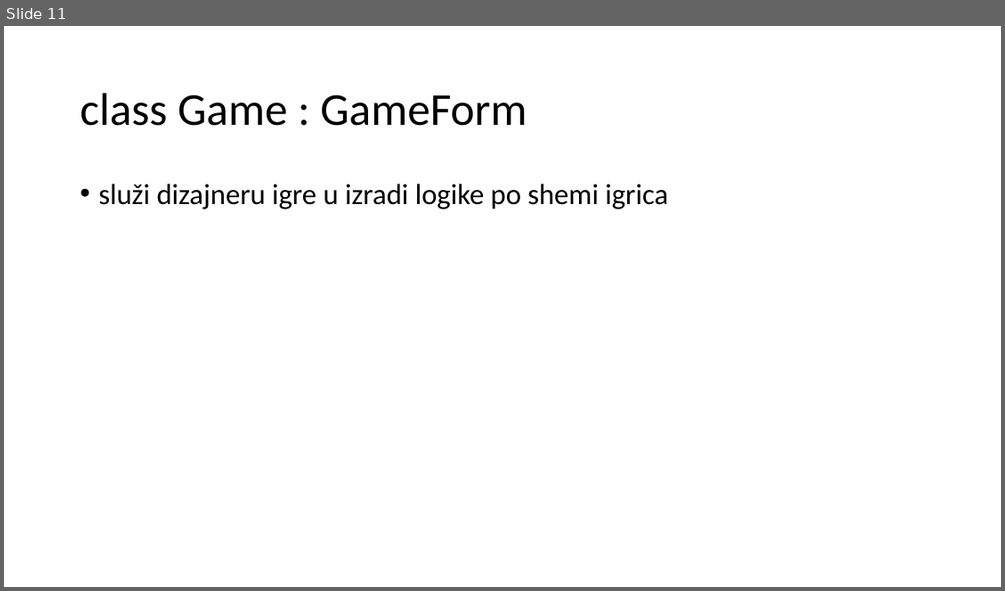
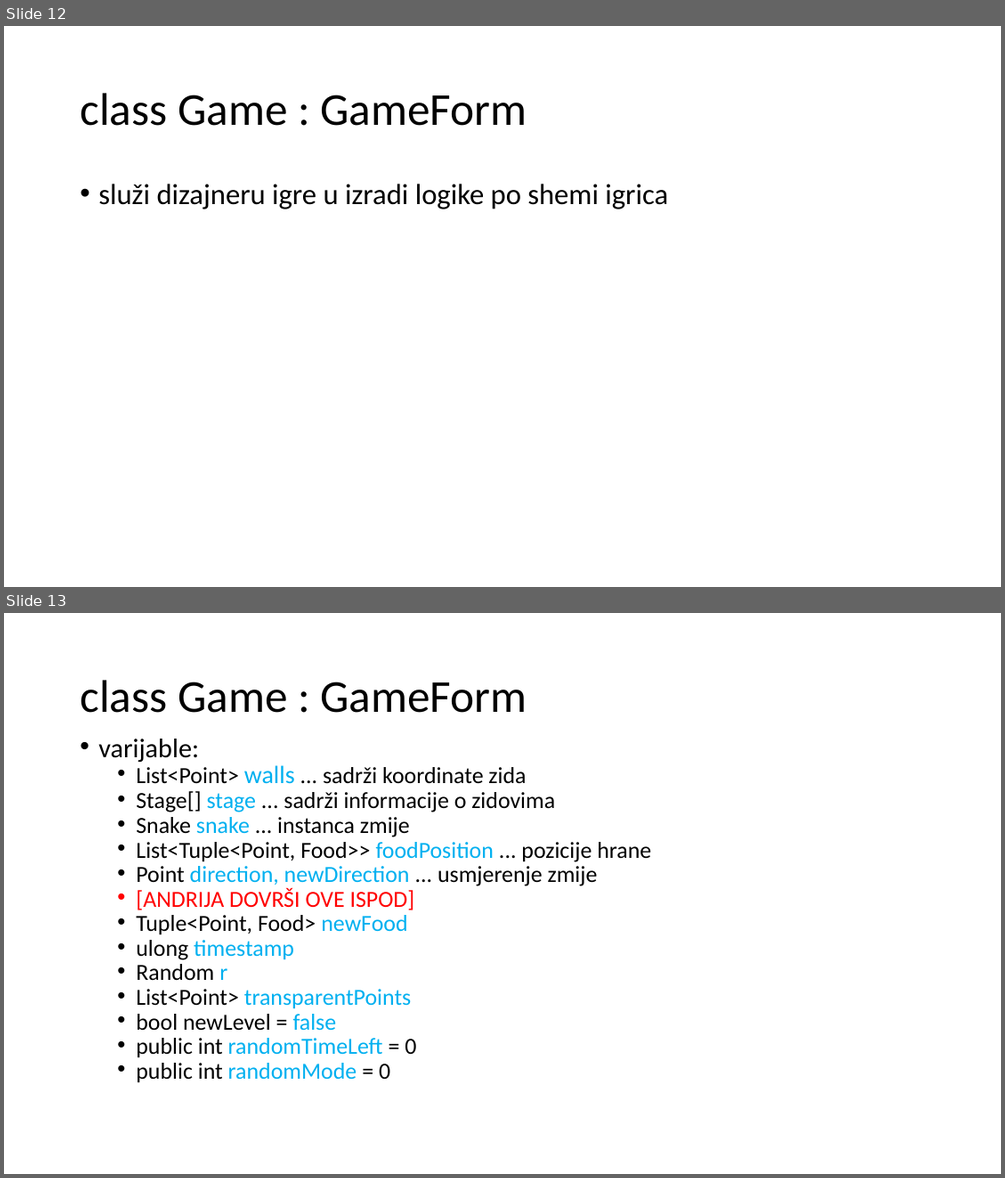
Before and after one commit to mihapetr/Zmija, a slide deck: docs/Zmijica.pptx. Shown one above the other, each under a label of ours: slide 11 before the commit, slides 12 and 13 after it. The pictures are 1005x591 and 1005x1178 pixels, drawn with LibreOffice and Linux fonts; fonts in the diff are those of the drawing. Boxes give left, top, right and bottom in pixels: in the first picture for what was removed or moved away, otherwise in the second. Text is boxed around its words. In the diff, an @@ line names an element or a change of style, - is before the commit and + after.

```diff
--- a/docs/Zmijica.pptx
+++ b/docs/Zmijica.pptx
@@ slide 13 added at (4, 613, 1001, 1174), background #FFFFFF @@
@@ title added at (80, 680, 526, 713), 44 pt, text #000000 @@
+class Game : GameForm
@@ text added at (98, 738, 651, 1083), 22.2 pt, text #000000 @@
+• varijable:
+  • List<Point> walls ... sadrži koordinate zida
+  • Stage[] stage ... sadrži informacije o zidovima
+  • Snake snake ... instanca zmije
+  • List<Tuple<Point, Food>> foodPosition ... pozicije hrane
+  • Point direction, newDirection ... usmjerenje zmije
+  • [ANDRIJA DOVRŠI OVE ISPOD]
+  • Tuple<Point, Food> newFood
+  • ulong timestamp
+  • Random r
+  • List<Point> transparentPoints
+  • bool newLevel = false
+  • public int randomTimeLeft = 0
+  • public int randomMode = 0
@@ what was slide 11 is now slide 12 @@
```
Also in this commit, not shown: 6 slides changed, 6 other slides added, 2 slides removed, 1 other file.
